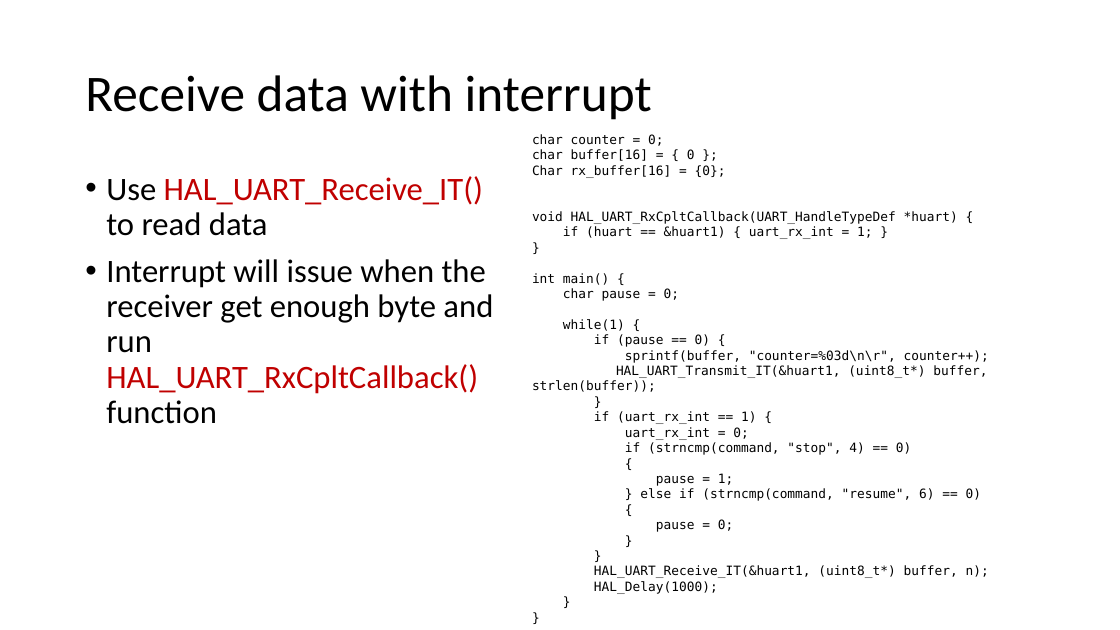
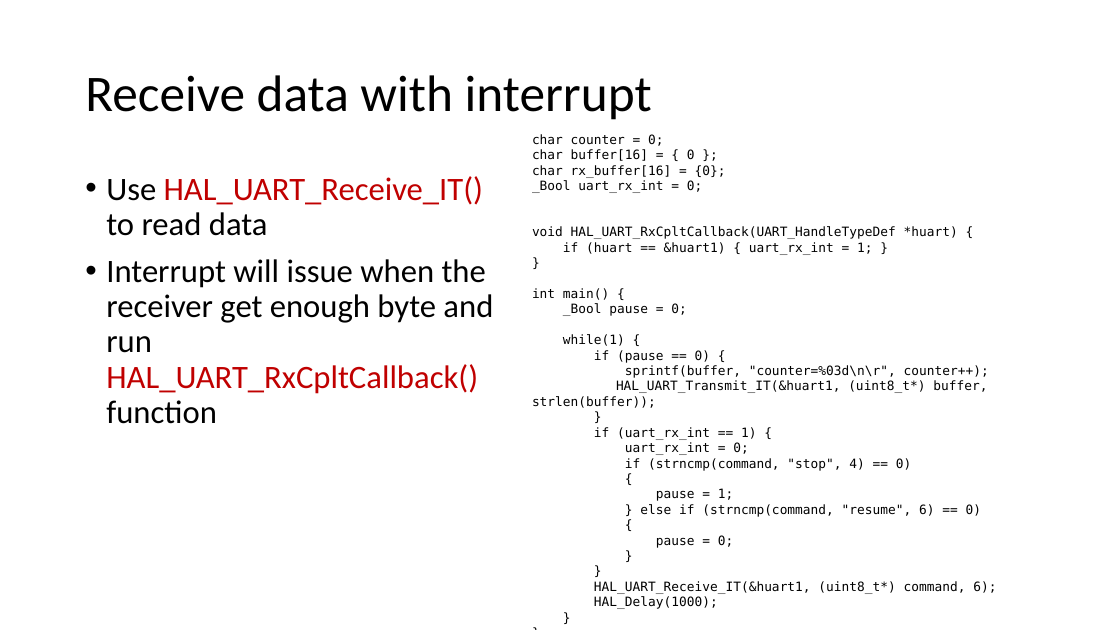
Before and after one commit to Engineering-entrepreneurship-club/stm32-workshop, a slide deck: slide 21 of STM32_Workshop.pptx (slide 32 before the commit). Drawn at 1120x630 pixels with LibreOffice and Linux fonts; fonts in the diff are those of the drawing. Boxes give left, top, right and bottom in pixels: in the first picture for what was removed or moved away, otherwise in the second. Text is boxed around its words. In the diff, an @@ line names an element or a change of style, - is before the commit and + after.

```diff
--- a/STM32_Workshop.pptx
+++ b/STM32_Workshop.pptx
@@ text at <box>532,165,726,193</box>: text changed @@
-Char rx_buffer[16] = {0};
+char rx_buffer[16] = {0};
+_Bool uart_rx_int = 0;
@@ text at <box>563,303,686,316</box>: text changed @@
-char pause = 0;
+_Bool pause = 0;
@@ text at <box>594,581,996,594</box>: text changed @@
-HAL_UART_Receive_IT(&huart1, (uint8_t*) buffer, n);
+HAL_UART_Receive_IT(&huart1, (uint8_t*) command, 6);
```
Also in this commit, not shown: 5 other slides changed, 1 slide removed.
